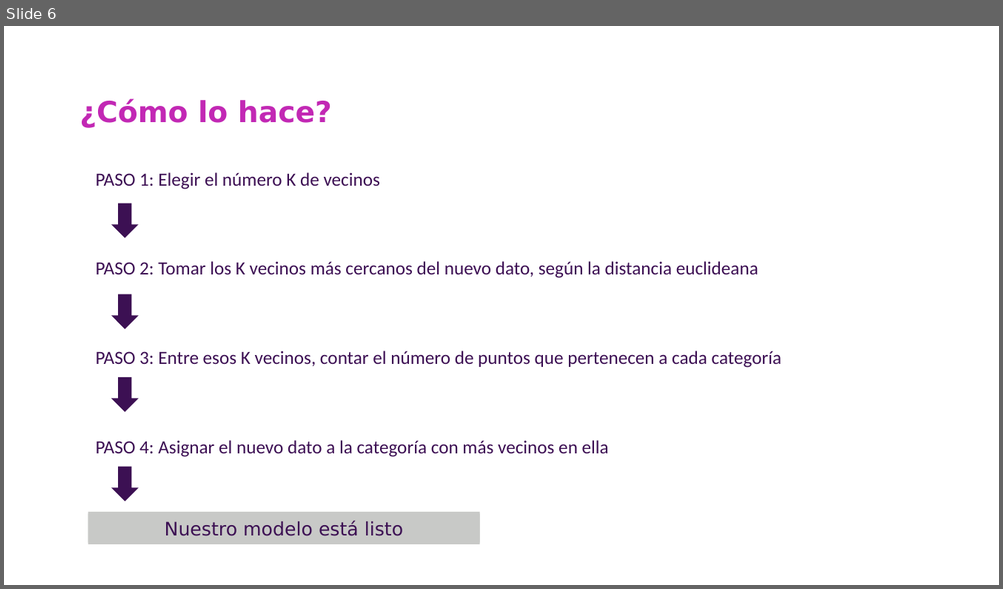
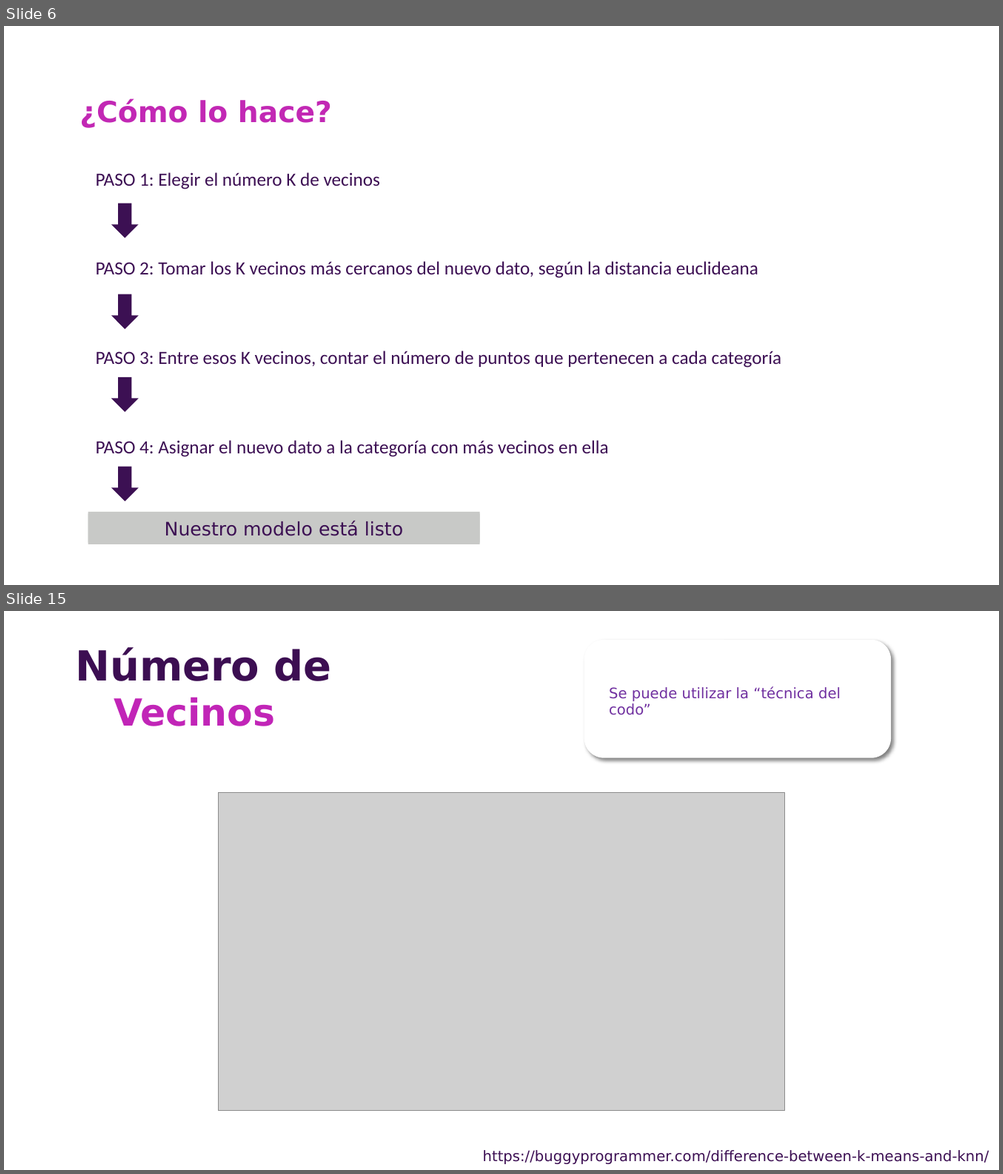
Before and after one commit to csameshiman/Axity_Curso_ML_2023, a slide deck: Diapositivas/Parte 03.Clasificación/03_02_KNN.pptx. Shown one above the other, each under a label of ours: slide 6 before the commit, slides 6 and 15 after it; the slides between them are not shown. The pictures are 1003x589 and 1003x1174 pixels, drawn with LibreOffice and Linux fonts; fonts in the diff are those of the drawing; grey boxes stand for pictures; background and template pictures are left out. Boxes give left, top, right and bottom in pixels: in the first picture for what was removed or moved away, otherwise in the second. Text is boxed around its words. In the diff, an @@ line names an element or a change of style, - is before the commit and + after.

```diff
--- a/Diapositivas/Parte 03.Clasificación/03_02_KNN.pptx
+++ b/Diapositivas/Parte 03.Clasificación/03_02_KNN.pptx
@@ slide 15 added at <box>4,611,999,1170</box>, background picture (left out) @@
@@ text added at <box>75,647,332,681</box>, 40 pt, text #3C0E52, bold @@
+Número de
@@ rounded rectangle added at <box>584,639,891,758</box>, fill #FFFFFF @@
@@ text added at <box>114,697,275,726</box>, 36 pt, text #C125B7, bold @@
+Vecinos
@@ text added at <box>609,687,840,715</box>, 14 pt, text #7030A0 @@
+Se puede utilizar la “técnica del codo”
@@ picture added at <box>218,793,785,1111</box> @@
@@ text added at <box>483,1150,989,1165</box>, 14 pt, text #3C0F53 @@
+https://buggyprogrammer.com/difference-between-k-means-and-knn/
```
Also in this commit, not shown: 10 slides changed, 1 other slide added.
